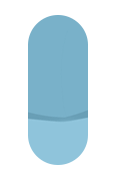
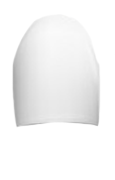
Layered file, before and after one edit (115×180). Changes by layer:
hid "Layer 1" over box(28, 15, 88, 165)
added layer "Layer 2" over box(12, 14, 101, 128)
